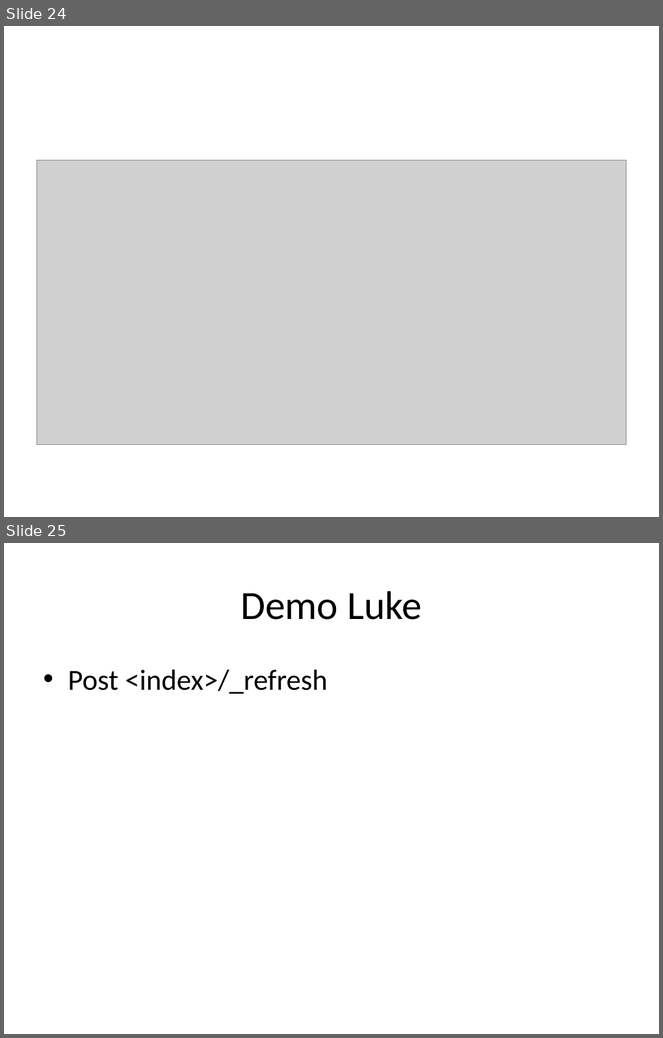
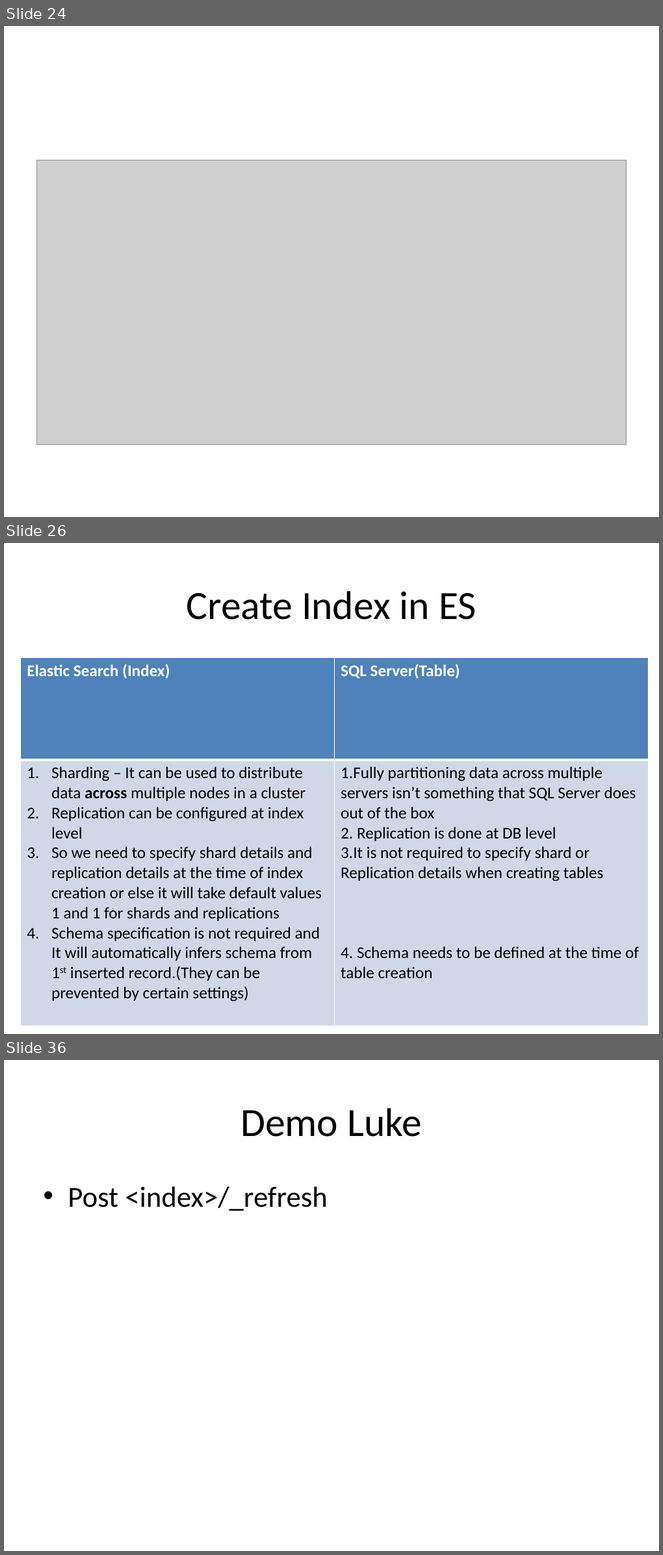
Before and after one commit to pavanarya/MySessions, a slide deck: Elastic Search - Copy.pptx. Shown one above the other, each under a label of ours: slides 24 and 25 before the commit, slides 24, 26 and 36 after it; the slides between them are not shown. The pictures are 663x1038 and 663x1555 pixels, drawn with LibreOffice and Linux fonts; fonts in the diff are those of the drawing; grey boxes stand for pictures. Boxes give left, top, right and bottom in pixels: in the first picture for what was removed or moved away, otherwise in the second. Text is boxed around its words. In the diff, an @@ line names an element or a change of style, - is before the commit and + after.

```diff
--- a/Elastic Search - Copy.pptx
+++ b/Elastic Search - Copy.pptx
@@ slide 26 added at box(4, 543, 659, 1034), background #FFFFFF @@
@@ title added at box(187, 591, 477, 620), 44 pt, text #000000 @@
+Create Index in ES
@@ table added at box(20, 657, 648, 1022), 2 rows, 2 columns @@
+Elastic Search (Index) | SQL Server(Table)
+Sharding – It can be used to distribute data across multiple nodes in a cluster / Replication can be configured at index level / So we need to specify shard details and replication details at the time of index creation or else it will take default values 1 and 1 for shards and replications / Schema specification is not required and It will automatically infers schema from 1st inserted record.(They can be prevented by certain settings) | 1.Fully partitioning data across multiple servers isn’t something that SQL Server does out of the box / 2. Replication is done at DB level / 3.It is not required to specify shard or Replication details when creating tables / 4. Schema needs to be defined at the time of table creation
@@ what was slide 25 is now slide 36 @@
```
Also in this commit, not shown: 10 other slides added, 2 slides removed, 1 other file.
